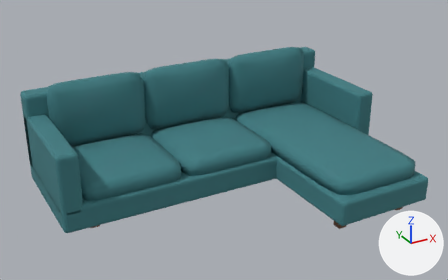
The glTF model house-light/furniture/models/D08.glb, before and after one commit.
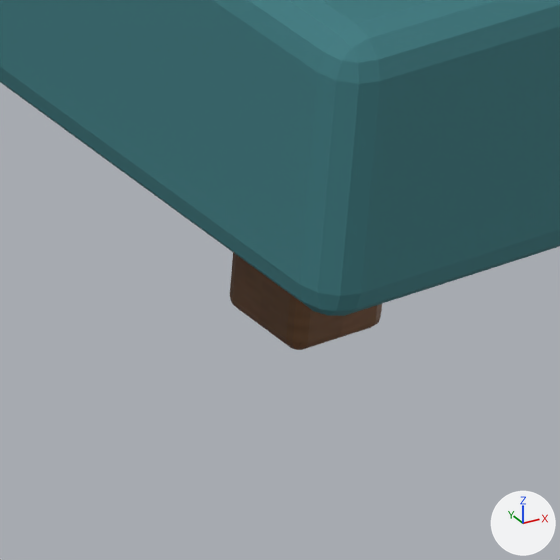
The first picture shows the older version from a 50 mm camera at (-2.07, -4.08, 2.35) aimed at (-0.03, -0.36, 0.49). The close-ups show the older and then the newer version on the part from 70% to 81% of the width and 71% to 88% of the height of that picture. Only the edits that show in the close-ups are written down. Arrows for +X, +Y and +Z are at lower right; the lights stay in place. Where no turn or scale is listed for an object, it has been applied to the vertices.

In view in the first close-up: 'Broad upholstered arm', 'Chaise timber foot'.
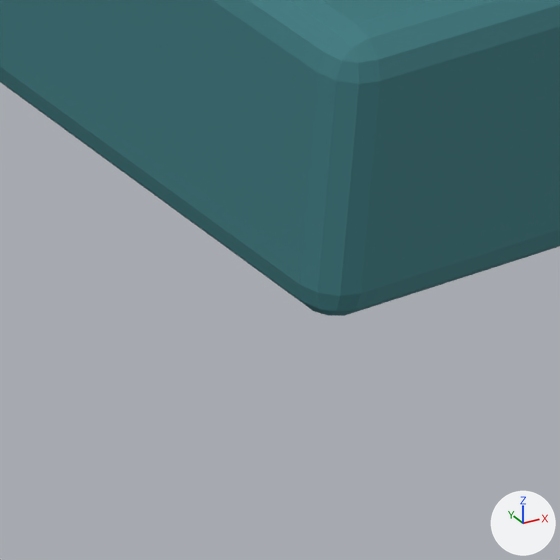
The change, as a list of edits to the scene's bpy script:
```text
Remove ob_chaise_timber_foot:
    ob_chaise_timber_foot = bpy.data.objects.new('Chaise timber foot', me_chaise_timber_foot)
    ob_chaise_timber_foot.parent = ob_node_1
    ob_chaise_timber_foot.location = (0.498, -1.12, 0.07)
    ob_chaise_timber_foot.scale = (0.07, 0.07, 0.07)
```

Changed parts and their boxes (x1, y1, x2, y2) in the close-ups (560 x 560 px):
'Chaise timber foot', deleted (brown): before (230, 253, 382, 350)
